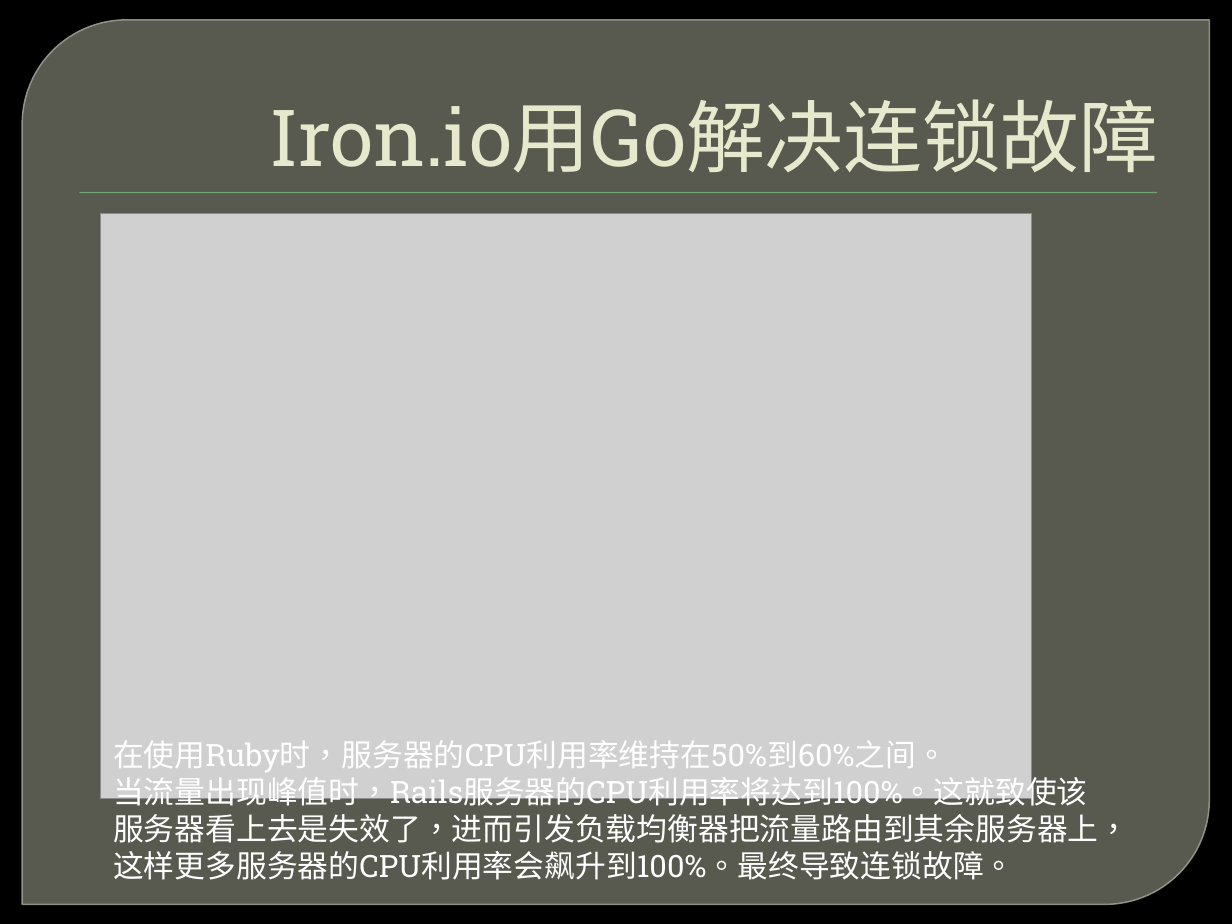
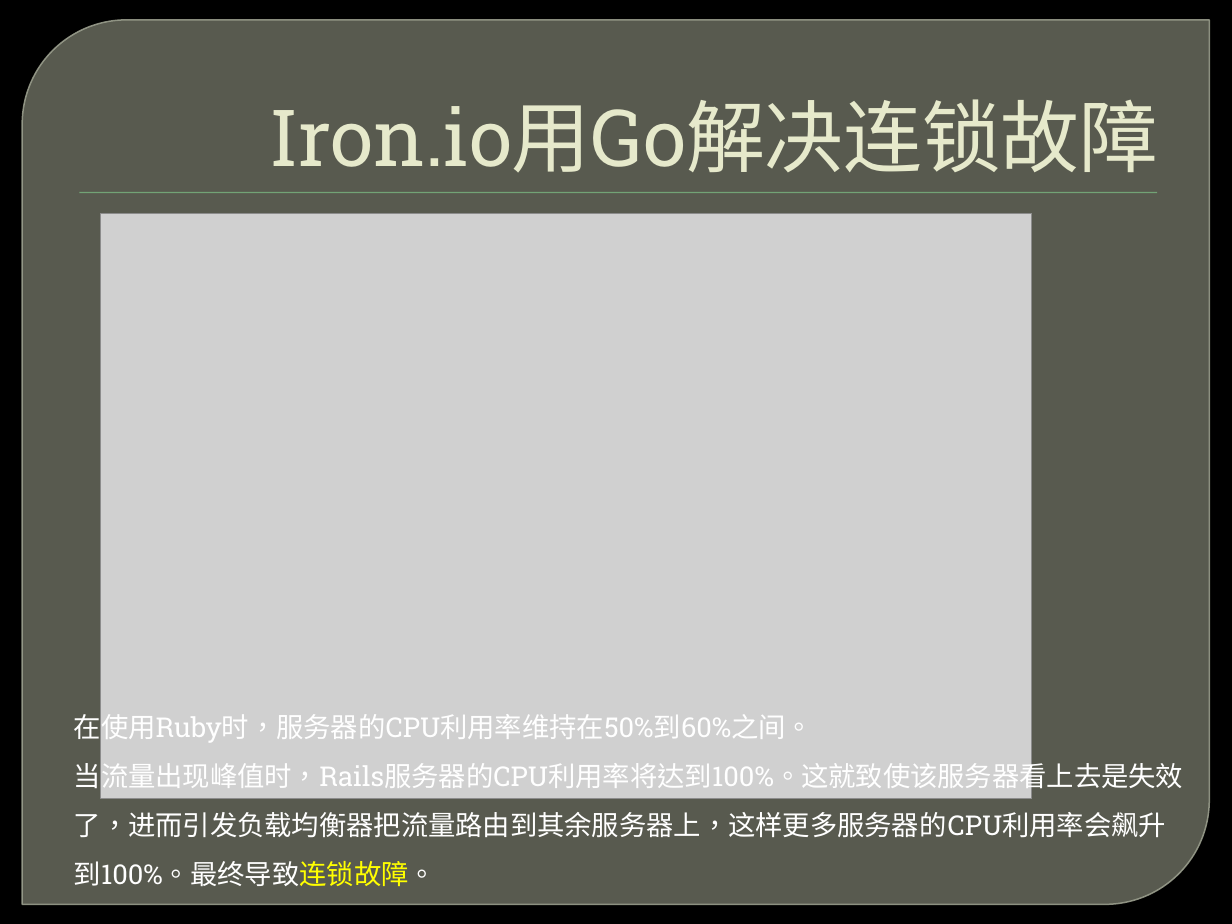
Before and after one commit to ghj1976/lecture, a slide deck: slide 7 of golang简介/Golang介绍.pptx. Drawn at 1232x924 pixels with LibreOffice and Linux fonts; fonts in the diff are those of the drawing; grey boxes stand for pictures; background and template pictures are left out. Boxes give left, top, right and bottom in pixels: in the first picture for what was removed or moved away, otherwise in the second. Text is boxed around its words. In the diff, an @@ line names an element or a change of style, - is before the commit and + after.

```diff
--- a/golang简介/Golang介绍.pptx
+++ b/golang简介/Golang介绍.pptx
@@ text "在使用Ruby时，服务器的CPU利用率维持在50%到60%之间。 当流量出现峰值时，Rails服务器的CPU利用率将达到 ..." moved from (x1=113, y1=740, x2=1129, y2=880) to (x1=74, y1=709, x2=1183, y2=886) @@
@@ text "在使用Ruby时，服务器的CPU利用率维持在50%到60%之间。 当流量出现峰值时，Rails服务器的CPU利用率将达到 ..." at (x1=74, y1=709, x2=1183, y2=886): size 18 to 16 pt; text colour #FFFFFF to #FFFF00 in "当流量出现峰值时，Rails服务器的CPU利用率将达到100%。这就致使该服务器看上去是失效了，进而引发负载均衡器把流量 ..."; line spacing 1 to 1.5 @@
```
Also in this commit, not shown: 26 other slides changed, 4 slides added, 2 slides removed.
